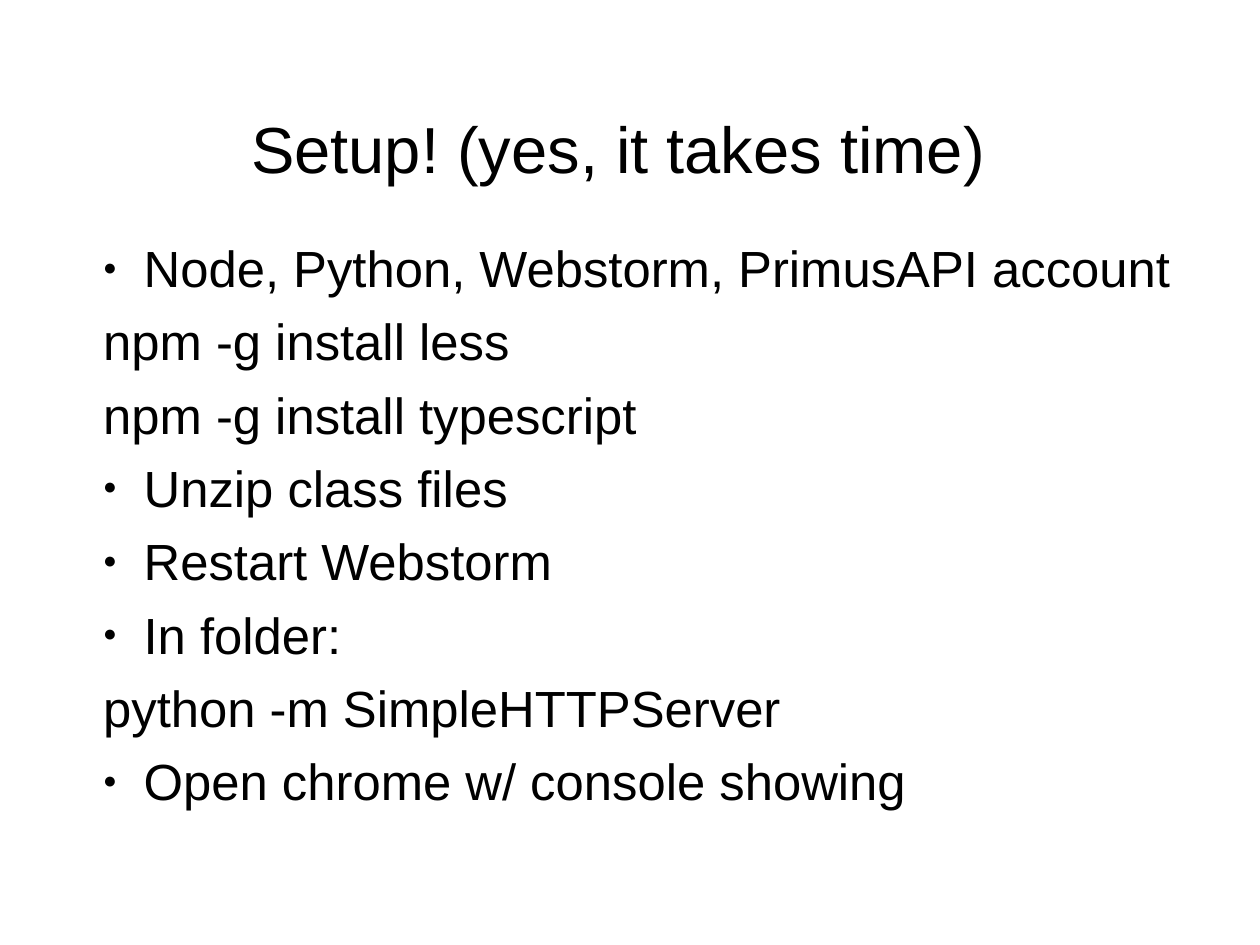
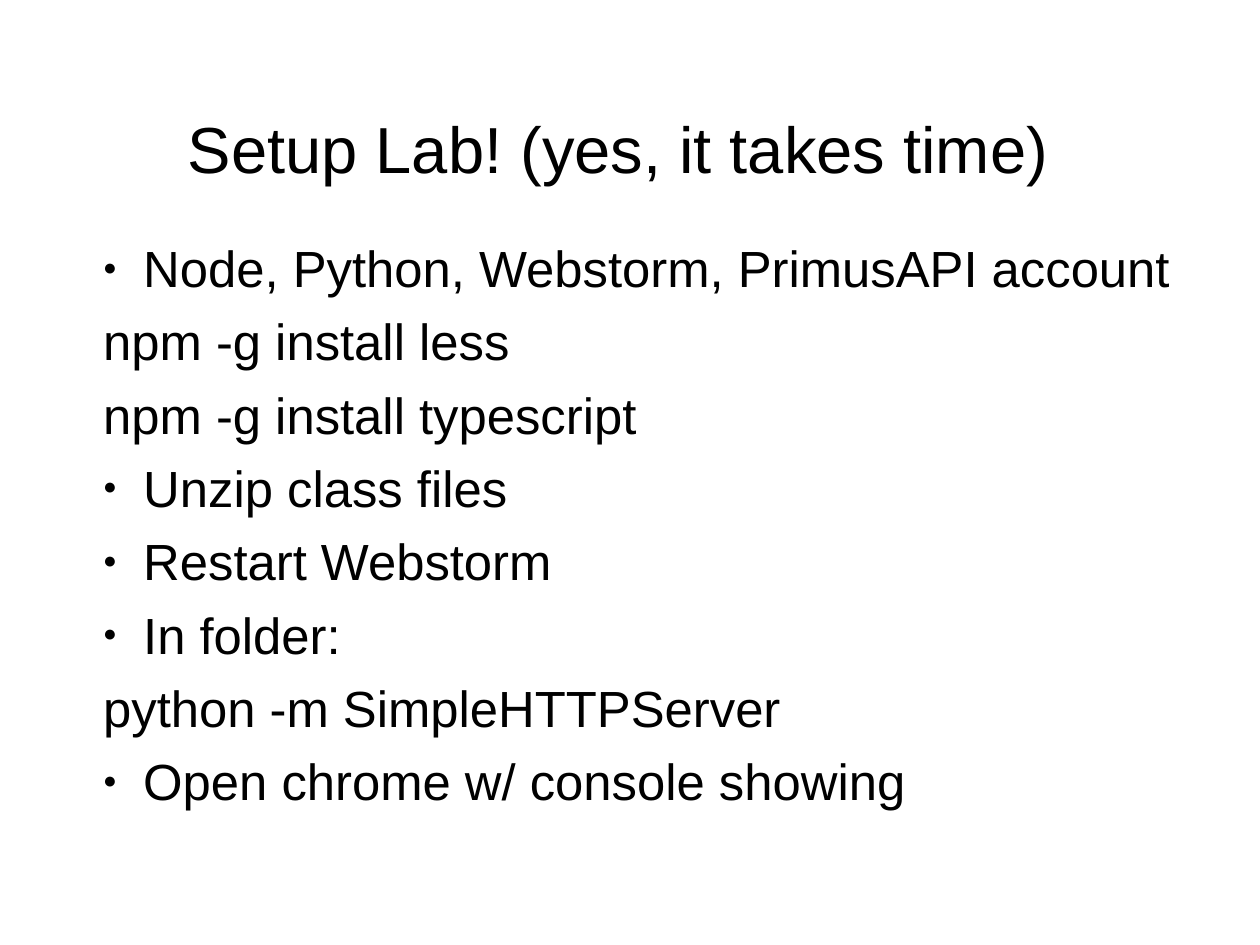
Before and after one commit to puppetMaster3/bikeSheding, a slide deck: slide 9 of training/1of2.ppt. Drawn at 1260x945 pixels with LibreOffice and Linux fonts; fonts in the diff are those of the drawing; background and template pictures are left out. Boxes give left, top, right and bottom in pixels: in the first picture for what was removed or moved away, otherwise in the second. Text is boxed around its words. In the diff, an @@ line names an element or a change of style, - is before the commit and + after.

```diff
--- a/training/1of2.ppt
+++ b/training/1of2.ppt
@@ title at [188, 126, 1048, 186]: text changed @@
-Setup! (yes, it takes time)
+Setup Lab! (yes, it takes time)
```
Also in this commit, not shown: 14 other slides changed, 11 other files.
